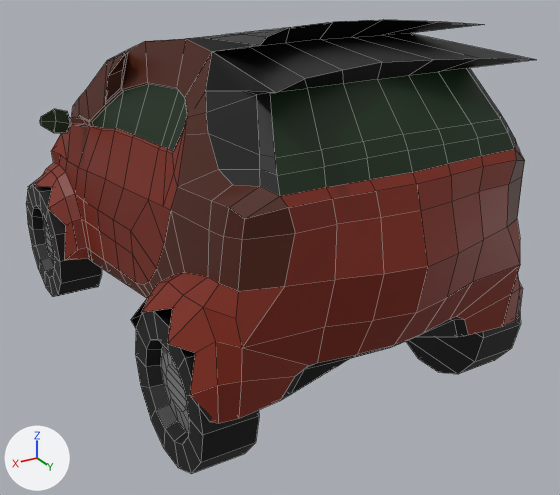
Two versions of the FBX model Assets/Models/Carju_1.fbx, one commit apart.
One viewpoint serves both versions: a 50 mm camera at (-5.28, 3.23, 2.04) aimed at (-7.11, 0.18, 0.52). Arrows for +X, +Y and +Z are at lower left; the lights stay in place. Mesh edges are drawn as thin lines. Where no turn or scale is listed for an object, it has been applied to the vertices.

Names of what the first picture shows: 'Carju_0.001', 'Carju_0.002', 'Carju_0.003', 'Carju_0.005'.
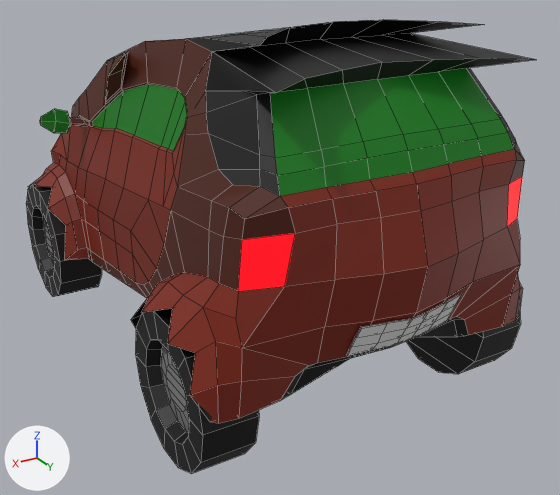
The newer file is also turned or shifted as a whole; pictures and numbers use the older file's frame.

Changed parts and their boxes [x1, y1, x2, y2] in the pictures (560 x 495 px):
'Carju_0.001', recoloured, surface changed
    both: [40, 63, 523, 359]
'Plane.004', added
    after: [347, 294, 461, 356]
part 1 of me_cube_020, recoloured
    both: [238, 177, 522, 291]

Patch to the scene script:
```diff
--- a/Assets/Models/Carju_1.fbx.py
+++ b/Assets/Models/Carju_1.fbx.py
@@ mat_windows @@
 mat_windows = principled_material('Windows')
-mat_windows.base_color = (0.00146, 0.0191, 0.00103)  # black #052603
+mat_windows.base_color = (0.0, 0.179, 0.00312)  # dark green #00750a
+mat_windows.emission_color = (0.0, 0.0464, 0.00335)  # dark green #003d0b
+mat_windows.emission_strength = 0.2
@@ mat_material @@
+mat_material = principled_material('Material')
+mat_material.base_color = (0.8, 0.0, 0.00785)  # red #e70016
+mat_material.emission_color = (1.0, 0.0, 0.00198)  # red #ff0007
+mat_material.emission_strength = 3.3
@@ mat_material_002 @@
+mat_material_002 = principled_material('Material.002')
+mat_material_002.base_color = (0.8, 0.8, 0.8)  # white #e7e7e7
@@ me_cube_020 @@
 me_cube_020.from_pydata(...)  # 904 vertices, 896 faces; spans x -0.85..0.85, y -1.39..1.34, z 0.33..1.67
 # used by ob_carju_0_001; location = (-7.031, 0.0, 0.0)
+# me_cube_020 part 1: all 2 faces centred in x -0.58..0.58, y 1.18, z 0.98 switch from mat_secondary_color (brown #501b03) to mat_material (red #e70016)
 me_cube_020.materials.append(mat_windows)
@@ me_plane_005 @@
+me_plane_005.from_pydata(...)  # 48 vertices, 46 faces; spans x -0.247..0.254, y -0.217..-0.089, z -0.003..0.163
+me_plane_005.materials.append(mat_material_002)  # its picture is missing
@@ ob_plane_004 @@
+ob_plane_004 = bpy.data.objects.new('Plane.004', me_plane_005)
+ob_plane_004.location = (-7.055, 1.389, 0.508)
```
